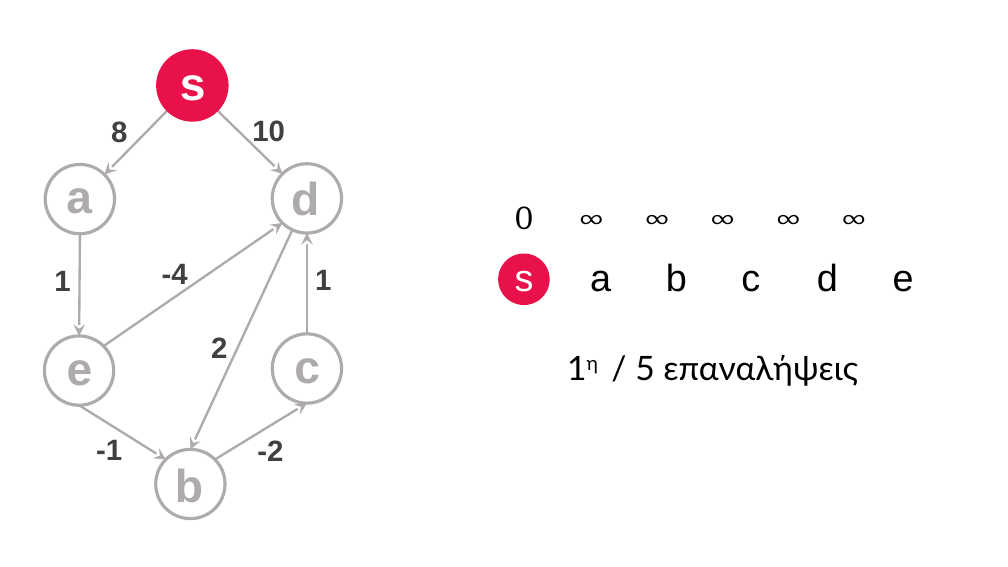
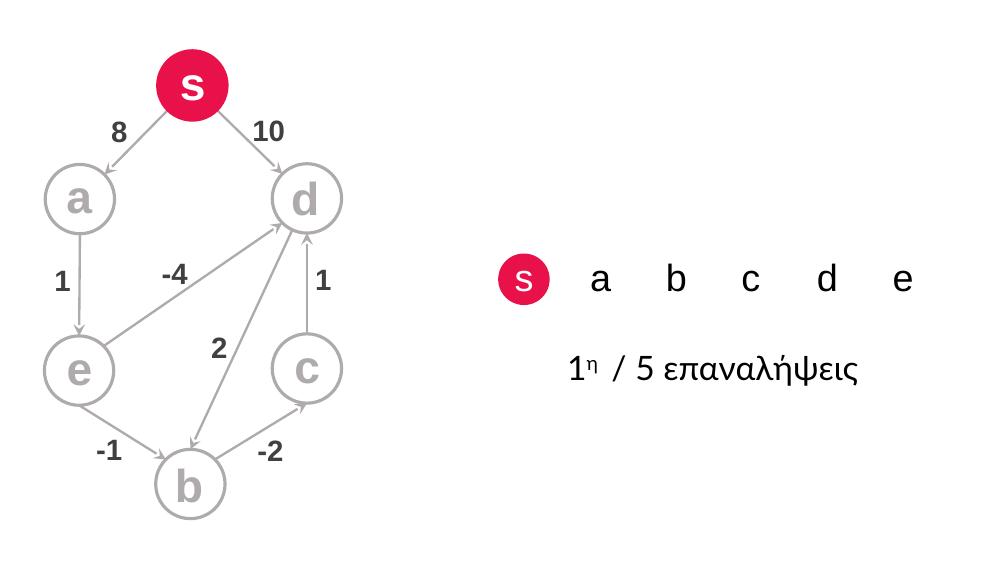
Before and after one commit to GeorgeGkas/algorithmos, a slide deck: slide 7 of Graphs/Bellman-Ford/BellmanFord.pptx (slide 9 before the commit). Drawn at 1008x567 pixels with LibreOffice and Linux fonts; fonts in the diff are those of the drawing. Boxes give left, top, right and bottom in pixels: in the first picture for what was removed or moved away, otherwise in the second. Text is boxed around its words. In the diff, an @@ line names an element or a change of style, - is before the commit and + after.

```diff
--- a/Graphs/Bellman-Ford/BellmanFord.pptx
+++ b/Graphs/Bellman-Ford/BellmanFord.pptx
@@ text removed at [515, 206, 532, 230] @@
-0 ∞ ∞ ∞ ∞ ∞
```
Also in this commit, not shown: 2 other slides changed, 2 other files.
